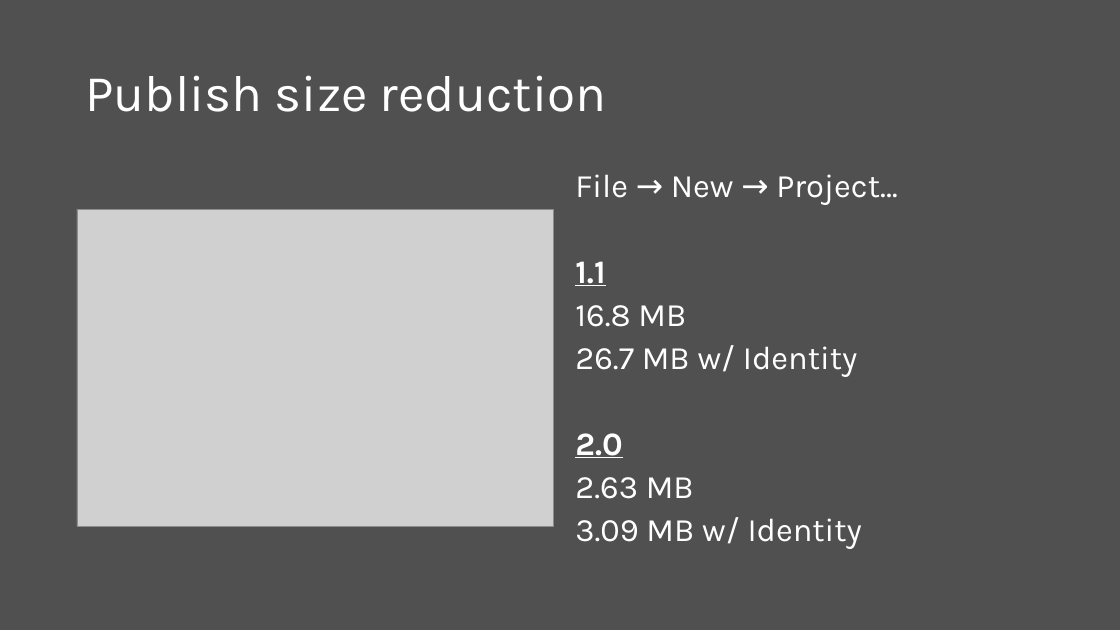
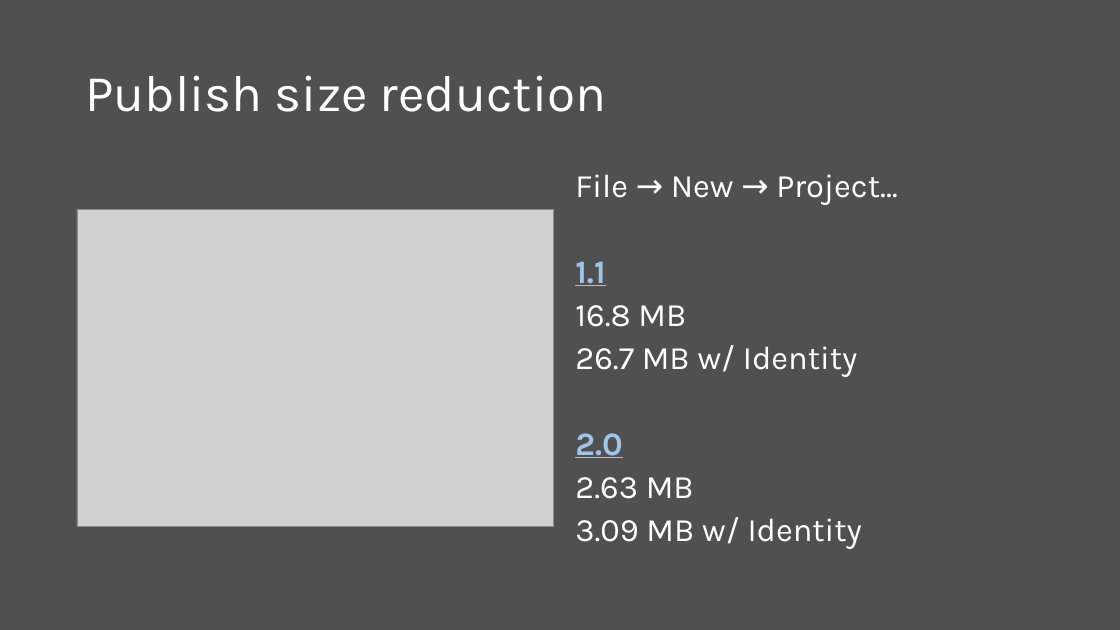
Before and after one commit to scottaddie/slide-decks, a slide deck: slide 3 of Whats New in ASP.NET Core 2.0.pptx. Drawn at 1120x630 pixels with LibreOffice and Linux fonts; fonts in the diff are those of the drawing; grey boxes stand for pictures. Boxes give left, top, right and bottom in pixels: in the first picture for what was removed or moved away, otherwise in the second. Text is boxed around its words. In the diff, an @@ line names an element or a change of style, - is before the commit and + after.

```diff
--- a/Whats New in ASP.NET Core 2.0.pptx
+++ b/Whats New in ASP.NET Core 2.0.pptx
@@ text at box(575, 261, 622, 458): text colour #FFFFFF to #A0C4E5 in "1.1", "2.0" @@
```
Also in this commit, not shown: 1 other slide changed.
